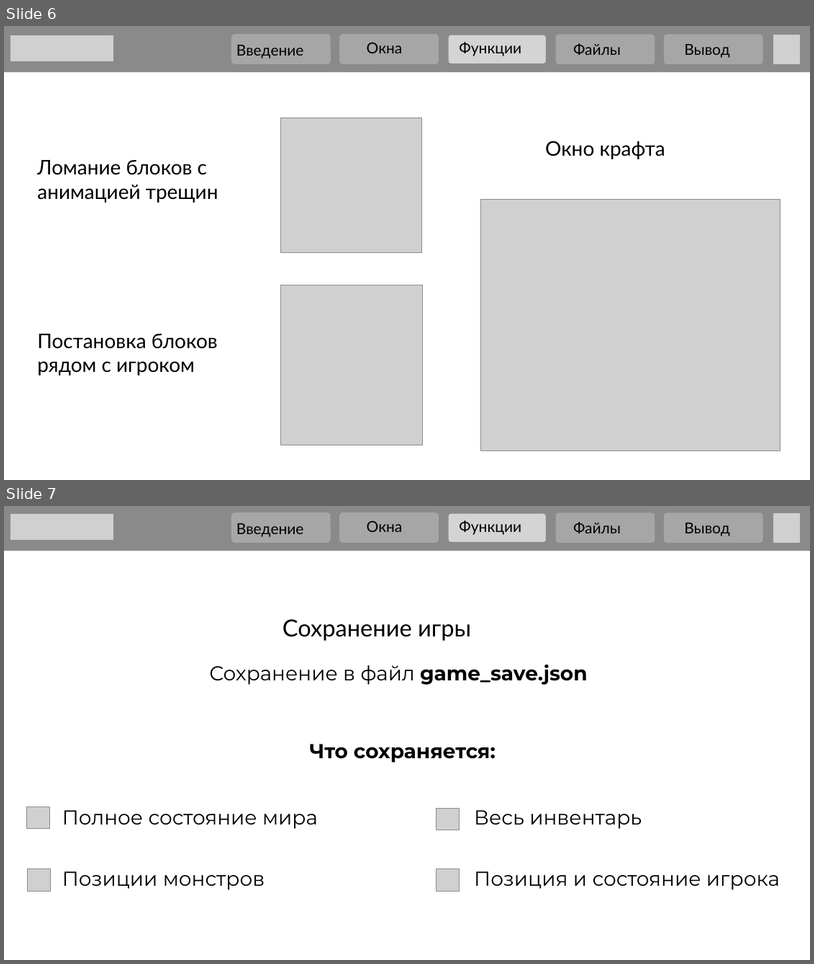
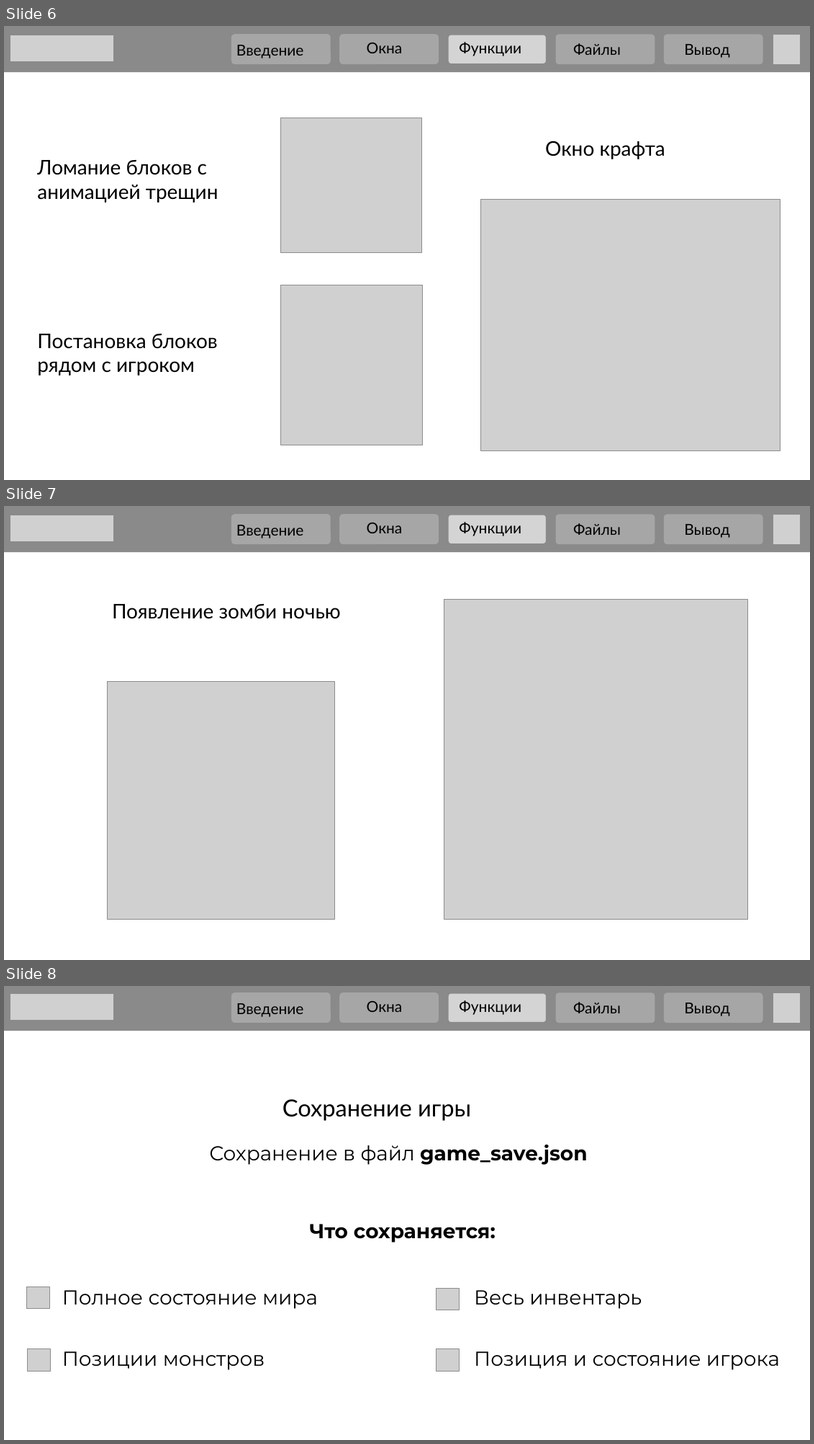
Before and after one commit to mordasovalena85-sketch/arcade_project, a slide deck: presentation.pptx. Shown one above the other, each under a label of ours: slides 6 and 7 before the commit, slides 6, 7 and 8 after it. The pictures are 814x964 and 814x1444 pixels, drawn with LibreOffice and Linux fonts; fonts in the diff are those of the drawing; grey boxes stand for pictures. Boxes give left, top, right and bottom in pixels: in the first picture for what was removed or moved away, otherwise in the second. Text is boxed around its words. In the diff, an @@ line names an element or a change of style, - is before the commit and + after.

```diff
--- a/presentation.pptx
+++ b/presentation.pptx
@@ slide 7 added at bbox=[4, 506, 810, 960], background #FFFFFF @@
@@ group added at bbox=[4, 506, 810, 552]: 5 rounded rectangles, 5 texts, 2 pictures, 1 rectangle @@
+Вывод
+Введение
+Функции
+Окна
+Файлы
@@ text added at bbox=[112, 604, 340, 619], 24 pt, text #000000 @@
+Появление зомби ночью
@@ picture added at bbox=[445, 599, 748, 919] @@
@@ picture added at bbox=[108, 682, 335, 919] @@
@@ what was slide 7 is now slide 8 @@
```
Also in this commit, not shown: 6 other files.
